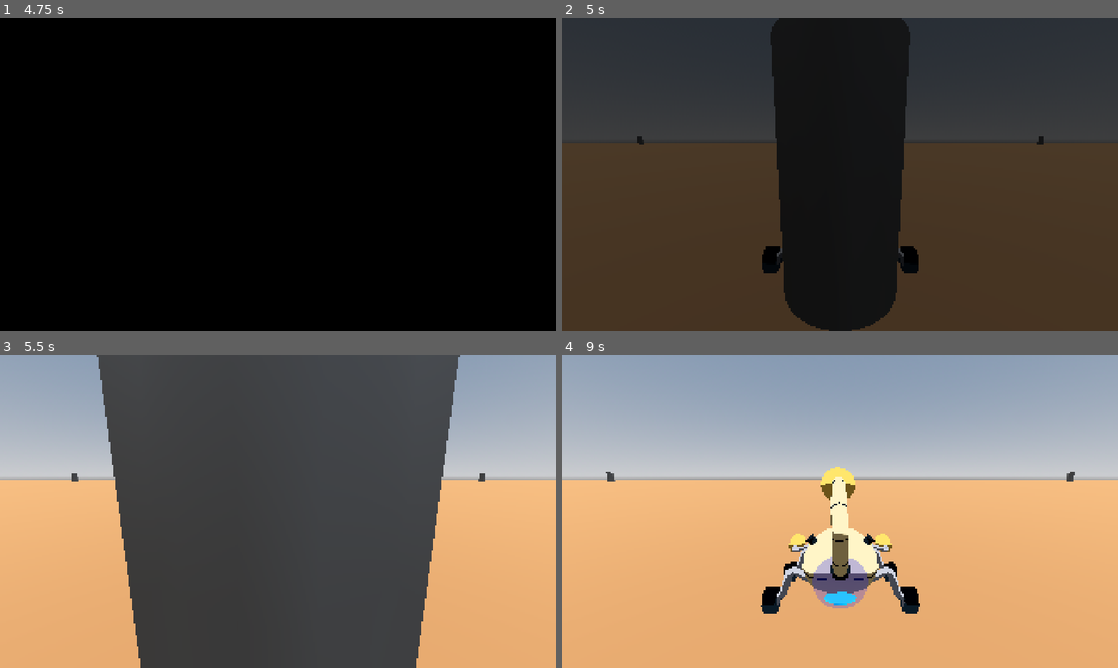
Above: before the commit, frames 1-4 (two rows, left to right).
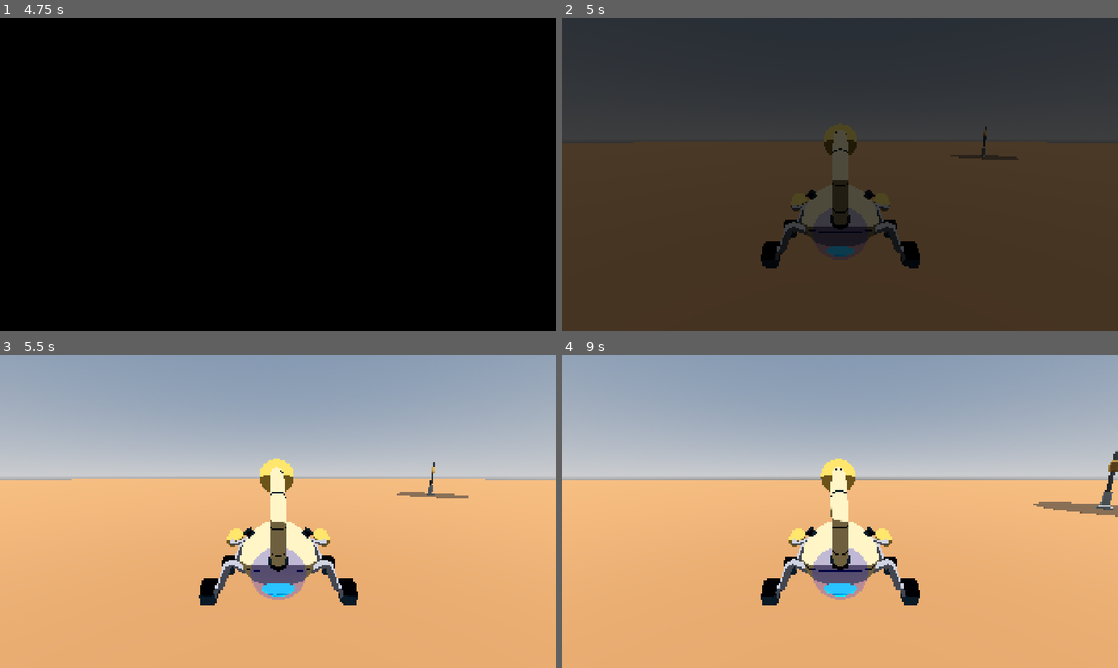
Above: after the commit, the same moments.

Repository: AldanaDiego/GameOff2025
Game: Godot game, scene res://scenes/main/scene_manager.tscn
The game is run twice, just before and just after one commit, with the same random seed, the same clock (stepped at 60 frames per second) and the same inputs.
Inputs (mouse positions are in pixels of both pictures, inside the frame that each line leads up to):
- Up to frame 1 (4.75 s): tap Enter at 0.5 s; move the mouse to (400, 158) at 0.52 s; hold E (menu_tab_right) 0.53-1.28 s; tap Shift at 0.6, 3.6 s; click (400, 158) at 0.67 s; tap Space at 0.77, 1.52, 4.25, 4.52 s; move the mouse to (166, 190) at 1.27 s; hold R (menu_back) 1.28-2 s; tap Ctrl at 1.35, 4.35 s; click "Start" at 2 s; click "Start" at 2.75 s; move the mouse to (333, 105) at 3.52 s; hold E (menu_tab_right) 3.53-4.28 s; move the mouse to (250, 237) at 4.27 s; hold W (move_up) from 4.28 s (still down); click (250, 237) at 4.42 s
- Up to frame 2 (5 s): keep holding W (move_up)
- Up to frame 3 (5.5 s): move the mouse to (444, 558) at 5.02 s; release W (move_up) at 5.03 s; hold Q (menu_tab_left) from 5.03 s (still down); tap Shift at 5.1 s; tap Space at 5.27 s
- Up to frame 4 (9 s): move the mouse to (673, 464) at 5.77 s; tap Ctrl at 5.85, 7.35, 8.85 s; tap Space at 6.02, 7.52, 8.27 s; move the mouse to (867, 511) at 6.52 s; release Q (menu_tab_left) at 6.53 s; hold R (menu_back) 6.53-7.28 s; tap Shift at 6.6, 8.1 s; click (867, 511) at 6.67 s; move the mouse to (756, 433) at 7.27 s; hold E (menu_tab_right) 7.28-8.03 s; move the mouse to (962, 495) at 8.02 s; hold W (move_up) 8.03-8.78 s; move the mouse to (728, 527) at 8.77 s; hold E (menu_tab_right) from 8.78 s (still down); click (728, 527) at 8.92 s

Frame 1 is identical in both runs. In frame 2, 21% of the frame differs, in the area x 13-87%, y 0-100%; in frame 3, 57%, in the area x 12-88%, y 0-100%; in frame 4, 4.6%.

Commit message:
Base for water and hideout areas

Diff:
--- a/project.godot
+++ b/project.godot
@@ -36,6 +36,10 @@
 "res://scenes/": "green",
 "res://scripts/": "blue"
 }
+
+[global_group]
+
+Player=""
 
 [input]
 
--- a/scenes/game/chunk.tscn
+++ b/scenes/game/chunk.tscn
@@ -1,6 +1,7 @@
 [gd_scene load_steps=6 format=3 uid="uid://s47pl5eayam1"]
 
 [ext_resource type="Script" uid="uid://cfnirka8qamsp" path="res://scripts/game/chunk.gd" id="1_mwome"]
+[ext_resource type="PackedScene" uid="uid://cdabtqsx37mkn" path="res://scenes/game/water_area.tscn" id="2_7tsyb"]
 
 [sub_resource type="BoxShape3D" id="BoxShape3D_7h61r"]
 size = Vector3(100, 0.5, 100)
@@ -12,13 +13,9 @@
 material = SubResource("StandardMaterial3D_7h61r")
 size = Vector2(100, 100)
 
-[sub_resource type="CylinderMesh" id="CylinderMesh_mwome"]
-top_radius = 1.0
-bottom_radius = 1.0
-height = 4.0
-
 [node name="Chunk" type="StaticBody3D"]
 script = ExtResource("1_mwome")
+_water_area_prefab = ExtResource("2_7tsyb")
 
 [node name="FloorCollision" type="CollisionShape3D" parent="."]
 transform = Transform3D(1, 0, 0, 0, 1, 0, 0, 0, 1, 0, -0.25, 0)
@@ -26,7 +23,3 @@
 
 [node name="FloorMesh" type="MeshInstance3D" parent="."]
 mesh = SubResource("PlaneMesh_0sr1o")
-
-[node name="MeshInstance3D" type="MeshInstance3D" parent="."]
-transform = Transform3D(1, 0, 0, 0, 1, 0, 0, 0, 1, 0, 2.01181, 0)
-mesh = SubResource("CylinderMesh_mwome")
--- /dev/null
+++ b/scenes/game/hideout.tscn
@@ -0,0 +1,36 @@
+[gd_scene load_steps=6 format=3 uid="uid://c1ur4ujjb7m74"]
+
+[ext_resource type="Script" uid="uid://daw1770k4hxjq" path="res://scripts/game/hideout.gd" id="1_0lkg5"]
+[ext_resource type="ArrayMesh" uid="uid://bgxls06bqmfut" path="res://assets/models/props/kaykit_spacebits/windturbine_tall.obj" id="2_j6oyj"]
+
+[sub_resource type="CylinderShape3D" id="CylinderShape3D_w5n4u"]
+height = 1.0
+radius = 4.0
+
+[sub_resource type="StandardMaterial3D" id="StandardMaterial3D_w5n4u"]
+transparency = 1
+albedo_color = Color(0, 0, 0, 0.556863)
+
+[sub_resource type="CylinderMesh" id="CylinderMesh_w5n4u"]
+top_radius = 4.0
+bottom_radius = 4.0
+height = 0.1
+
+[node name="Hideout" type="Node3D"]
+script = ExtResource("1_0lkg5")
+
+[node name="Area3D" type="Area3D" parent="."]
+transform = Transform3D(1, 0, 0, 0, 1, 0, 0, 0, 1, 0, 0.5, 0)
+
+[node name="CollisionShape3D" type="CollisionShape3D" parent="Area3D"]
+shape = SubResource("CylinderShape3D_w5n4u")
+
+[node name="WindturbineTall" type="MeshInstance3D" parent="."]
+transform = Transform3D(1.5, 0, 0, 0, 2.5, 0, 0, 0, 1.5, 0, 0, 0)
+mesh = ExtResource("2_j6oyj")
+skeleton = NodePath("../Area3D")
+
+[node name="Shadow" type="MeshInstance3D" parent="."]
+transform = Transform3D(1, 0, 0, 0, 1, 0, 0, 0, 1, 0, -0.04, 0)
+material_override = SubResource("StandardMaterial3D_w5n4u")
+mesh = SubResource("CylinderMesh_w5n4u")
--- a/scenes/game/player.tscn
+++ b/scenes/game/player.tscn
@@ -37,16 +37,53 @@
 shader_parameter/liquid_surface_gradient_size = 0.15
 shader_parameter/wobble = Vector2(0, 0)
 
-[sub_resource type="BoxShape3D" id="BoxShape3D_6w7gq"]
-size = Vector3(1, 0.5, 2)
+[sub_resource type="CapsuleShape3D" id="CapsuleShape3D_68xwl"]
+radius = 0.75
+height = 3.0
 
-[node name="Player" type="VehicleBody3D"]
+[node name="Player" type="VehicleBody3D" groups=["Player"]]
 physics_material_override = SubResource("PhysicsMaterial_u3rb4")
 center_of_mass_mode = 1
 script = ExtResource("1_6w7gq")
 
 [node name="scorpion" parent="." instance=ExtResource("2_dd427")]
 transform = Transform3D(0.5, 0, 0, 0, 0.5, 0, 0, 0, 0.5, 0, 0.309663, -0.0925105)
+
+[node name="Skeleton3D" parent="scorpion/Armature" index="0"]
+bones/0/position = Vector3(0, -0.00474219, 0)
+bones/1/rotation = Quaternion(-0.378298, 0.000640099, -0.00025251, 0.925683)
+bones/2/rotation = Quaternion(0.25897, 2.21641e-10, 8.60297e-11, 0.965885)
+bones/3/rotation = Quaternion(0.420768, -3.24452e-07, -1.50463e-07, 0.907168)
+bones/4/rotation = Quaternion(0.248231, -3.46502e-07, -2.66429e-07, 0.968701)
+bones/5/rotation = Quaternion(0.118627, 1.53881e-06, 1.41211e-08, 0.992939)
+bones/6/rotation = Quaternion(0.127255, -8.2768e-07, 1.06219e-07, 0.99187)
+bones/7/rotation = Quaternion(0.707427, 0.423717, 0.430025, -0.367545)
+bones/8/rotation = Quaternion(-0.1297, -0.0100198, -0.302728, 0.944157)
+bones/9/rotation = Quaternion(-0.067893, 0.052973, -0.247359, 0.96509)
+bones/10/rotation = Quaternion(0.0105985, 0.306773, -0.247206, 0.919058)
+bones/11/rotation = Quaternion(0.682123, -0.433011, -0.439547, -0.39244)
+bones/12/rotation = Quaternion(-0.1297, 0.0100198, 0.302728, 0.944157)
+bones/13/rotation = Quaternion(-0.067893, -0.052973, 0.247359, 0.96509)
+bones/14/rotation = Quaternion(0.0105983, -0.306773, 0.247202, 0.919059)
+bones/15/rotation = Quaternion(1.00406e-07, 4.94948e-08, -0.501568, 0.865118)
+bones/16/rotation = Quaternion(1.61251e-07, 1.58656e-07, -0.508287, 0.861188)
+bones/17/rotation = Quaternion(1.15476e-07, 5.4402e-08, -0.342722, 0.939437)
+bones/18/rotation = Quaternion(-7.4531e-09, -6.25083e-08, 0.501568, 0.865118)
+bones/19/rotation = Quaternion(1.61251e-07, -1.58656e-07, 0.508287, 0.861188)
+bones/20/rotation = Quaternion(1.15476e-07, -5.4402e-08, 0.342722, 0.939437)
+bones/21/rotation = Quaternion(6.16212e-08, -7.16481e-09, -0.524786, 0.851234)
+bones/22/rotation = Quaternion(1.87199e-08, -5.131e-08, -0.435935, 0.899978)
+bones/23/rotation = Quaternion(2.11121e-08, 6.51747e-08, -0.375356, 0.926881)
+bones/24/rotation = Quaternion(-1.85644e-08, 8.6078e-09, 0.524786, 0.851234)
+bones/25/rotation = Quaternion(1.87199e-08, 5.131e-08, 0.435935, 0.899978)
+bones/26/rotation = Quaternion(2.11121e-08, -6.51747e-08, 0.375356, 0.926881)
+bones/27/position = Vector3(1.25279, 0.292443, 1.21251)
+bones/28/position = Vector3(-1.19209e-07, -1.19209e-07, 2.98023e-08)
+bones/30/position = Vector3(-1.25279, 0.292443, 1.21251)
+bones/31/position = Vector3(0, 0, 5.96046e-08)
+bones/36/rotation = Quaternion(0.113266, 0.697976, -0.697976, -0.113266)
+bones/42/rotation = Quaternion(0.127194, 0.695573, -0.695573, -0.127194)
+bones/45/position = Vector3(0.00209173, 2.02571, -0.456182)
 
 [node name="Tank" parent="scorpion/Armature/Skeleton3D" index="6"]
 material_override = SubResource("StandardMaterial3D_68xwl")
@@ -63,8 +100,8 @@
 autoplay = "Idle"
 
 [node name="CollisionShape3D" type="CollisionShape3D" parent="."]
-transform = Transform3D(1, 0, 0, 0, 1, 0, 0, 0, 1, 0, 0.7, 0)
-shape = SubResource("BoxShape3D_6w7gq")
+transform = Transform3D(1, 0, 0, 0, -4.37114e-08, -1, 0, 1, -4.37114e-08, 0, 0.85, 0)
+shape = SubResource("CapsuleShape3D_68xwl")
 
 [node name="FrontLeft" type="VehicleWheel3D" parent="."]
 transform = Transform3D(1, 0, 0, 0, 1, 0, 0, 0, 1, 1.2815, 0.25, 0.505902)
--- a/scenes/game/stage.tscn
+++ b/scenes/game/stage.tscn
@@ -1,33 +1,18 @@
-[gd_scene load_steps=3 format=3 uid="uid://bxibfkingkd6"]
+[gd_scene load_steps=5 format=3 uid="uid://bxibfkingkd6"]
 
 [ext_resource type="Script" uid="uid://ck52uhic4tk4y" path="res://scripts/game/stage.gd" id="1_divbv"]
 [ext_resource type="PackedScene" uid="uid://s47pl5eayam1" path="res://scenes/game/chunk.tscn" id="2_spkqr"]
+[ext_resource type="PackedScene" uid="uid://cdabtqsx37mkn" path="res://scenes/game/water_area.tscn" id="3_y6o0k"]
+[ext_resource type="PackedScene" uid="uid://c1ur4ujjb7m74" path="res://scenes/game/hideout.tscn" id="4_xcc28"]
 
 [node name="Stage" type="Node3D"]
 script = ExtResource("1_divbv")
+_chunk_prefab = ExtResource("2_spkqr")
 
-[node name="Chunk0" parent="." instance=ExtResource("2_spkqr")]
-transform = Transform3D(1, 0, 0, 0, 1, 0, 0, 0, 1, -100, 0, -100)
+[node name="CenterChunk" parent="." instance=ExtResource("2_spkqr")]
 
-[node name="Chunk1" parent="." instance=ExtResource("2_spkqr")]
-transform = Transform3D(1, 0, 0, 0, 1, 0, 0, 0, 1, 0, 0, -100)
+[node name="WaterArea" parent="." instance=ExtResource("3_y6o0k")]
+transform = Transform3D(1, 0, 0, 0, 1, 0, 0, 0, 1, 18.9903, 0, 24.3724)
 
-[node name="Chunk2" parent="." instance=ExtResource("2_spkqr")]
-transform = Transform3D(1, 0, 0, 0, 1, 0, 0, 0, 1, 100, 0, -100)
-
-[node name="Chunk3" parent="." instance=ExtResource("2_spkqr")]
-transform = Transform3D(1, 0, 0, 0, 1, 0, 0, 0, 1, -100, 0, 0)
-
-[node name="Chunk4" parent="." instance=ExtResource("2_spkqr")]
-
-[node name="Chunk5" parent="." instance=ExtResource("2_spkqr")]
-transform = Transform3D(1, 0, 0, 0, 1, 0, 0, 0, 1, 100, 0, 0)
-
-[node name="Chunk6" parent="." instance=ExtResource("2_spkqr")]
-transform = Transform3D(1, 0, 0, 0, 1, 0, 0, 0, 1, -100, 0, 100)
-
-[node name="Chunk7" parent="." instance=ExtResource("2_spkqr")]
-transform = Transform3D(1, 0, 0, 0, 1, 0, 0, 0, 1, 0, 0, 100)
-
-[node name="Chunk8" parent="." instance=ExtResource("2_spkqr")]
-transform = Transform3D(1, 0, 0, 0, 1, 0, 0, 0, 1, 100, 0, 100)
+[node name="TreeHideout" parent="." instance=ExtResource("4_xcc28")]
+transform = Transform3D(1, 0, 0, 0, 1, 0, 0, 0, 1, -20.2102, 0, 25.5909)
--- /dev/null
+++ b/scenes/game/water_area.tscn
@@ -0,0 +1,17 @@
+[gd_scene load_steps=3 format=3 uid="uid://cdabtqsx37mkn"]
+
+[ext_resource type="Script" uid="uid://ci2mhk664qqr4" path="res://scripts/game/water_area.gd" id="1_dra44"]
+
+[sub_resource type="CylinderShape3D" id="CylinderShape3D_tjdap"]
+height = 1.0
+radius = 3.0
+
+[node name="WaterArea" type="Node3D"]
+script = ExtResource("1_dra44")
+
+[node name="Area3D" type="Area3D" parent="."]
+transform = Transform3D(1, 0, 0, 0, 1, 0, 0, 0, 1, 0, 0.5, 0)
+monitorable = false
+
+[node name="CollisionShape3D" type="CollisionShape3D" parent="Area3D"]
+shape = SubResource("CylinderShape3D_tjdap")
--- a/scripts/game/chunk.gd
+++ b/scripts/game/chunk.gd
@@ -1,2 +1,8 @@
 class_name Chunk extends StaticBody3D
 ## Represents a portion of the stage map
+
+@export var _water_area_prefab: PackedScene
+
+## Inits this chunk. Spawns neccesary props
+func setup() -> void:
+    pass #TODO spawn water, treasure, props and special props
--- a/scripts/game/game.gd
+++ b/scripts/game/game.gd
@@ -5,7 +5,15 @@
 
 @onready var _player: Player = $Player
 @onready var _camera: Camera3D = $Camera3D
+@onready var _stage: Stage = $Stage
 
-func _process(_delta):
-    _camera.position = _player.camera_controller.global_position
+func _ready() -> void:
+    _stage.on_stage_ready.connect(_on_stage_ready)
+
+func _process(_delta) -> void:
+    _camera.position.x = _player.camera_controller.global_position.x
+    _camera.position.z = _player.camera_controller.global_position.z
     _camera.rotation_degrees.y = _player.rotation_degrees.y + 180
+
+func _on_stage_ready() -> void:
+    pass
--- /dev/null
+++ b/scripts/game/hideout.gd
@@ -0,0 +1,16 @@
+class_name TreeHideout extends Node3D
+## Area where the player can hide from the sunlight
+
+@onready var _area: Area3D = $Area3D
+
+func _ready() -> void:
+    _area.body_entered.connect(_on_body_entered)
+    _area.body_exited.connect(_on_body_exited)
+
+func _on_body_entered(body: Node3D) -> void:
+    if body.is_in_group("Player"):
+        pass #TODO tree area monitor player
+
+func _on_body_exited(body: Node3D) -> void:
+    if body.is_in_group("Player"):
+        pass #TODO tree area monitor player
--- a/scripts/game/stage.gd
+++ b/scripts/game/stage.gd
@@ -1,4 +1,33 @@
 class_name Stage extends Node3D
 ## Contains all the props for the game world
 
-#TODO u.u
+const MAP_WIDTH: int = 3
+const MAP_HEIGHT: int = 3
+const CHUNK_SIZE: int = 100
+
+@export var _chunk_prefab: PackedScene
+
+var _chunks: Array[Chunk]
+
+signal on_stage_ready
+
+func _ready() -> void:
+	_chunks = []
+	for i in range(MAP_WIDTH):
+		for j in range(MAP_HEIGHT):
+			var pos: Vector3 = Vector3(
+				(CHUNK_SIZE * i) - (CHUNK_SIZE * floori(MAP_WIDTH / 2.0)),
+				0,
+				(CHUNK_SIZE * j) - (CHUNK_SIZE * floori(MAP_HEIGHT / 2.0)),
+			)
+
+			if pos == Vector3.ZERO:
+				continue
+
+			var chunk: Chunk = _chunk_prefab.instantiate() as Chunk
+			chunk.position = pos
+			chunk.setup()
+			_chunks.append(chunk)
+			add_child(chunk)
+
+	on_stage_ready.emit()
--- /dev/null
+++ b/scripts/game/water_area.gd
@@ -0,0 +1,16 @@
+class_name WaterArea extends Node3D
+## Area where player can dig to find water
+
+@onready var _area: Area3D = $Area3D
+
+func _ready() -> void:
+    _area.body_entered.connect(_on_body_entered)
+    _area.body_exited.connect(_on_body_exited)
+
+func _on_body_entered(body: Node3D) -> void:
+    if body.is_in_group("Player"):
+        pass #TODO water area monitor player
+
+func _on_body_exited(body: Node3D) -> void:
+    if body.is_in_group("Player"):
+        pass #TODO water area monitor player
Not shown, added: assets/models/props/kaykit_forest/Bush_1_A_Color1.mtl
Not shown, added: assets/models/props/kaykit_forest/Bush_1_A_Color1.obj
Not shown, added: assets/models/props/kaykit_forest/Bush_1_A_Color1.obj.import
Not shown, added: assets/models/props/kaykit_forest/Bush_1_B_Color1.mtl
Not shown, added: assets/models/props/kaykit_forest/Bush_1_B_Color1.obj
Not shown, added: assets/models/props/kaykit_forest/Bush_1_B_Color1.obj.import
Not shown, added: assets/models/props/kaykit_forest/Bush_1_C_Color1.mtl
Not shown, added: assets/models/props/kaykit_forest/Bush_1_C_Color1.obj
Not shown, added: assets/models/props/kaykit_forest/Bush_1_C_Color1.obj.import
Not shown, added: assets/models/props/kaykit_forest/Bush_1_D_Color1.mtl
Not shown, added: assets/models/props/kaykit_forest/Bush_1_D_Color1.obj
Not shown, added: assets/models/props/kaykit_forest/Bush_1_D_Color1.obj.import
(and 528 more such lines)
